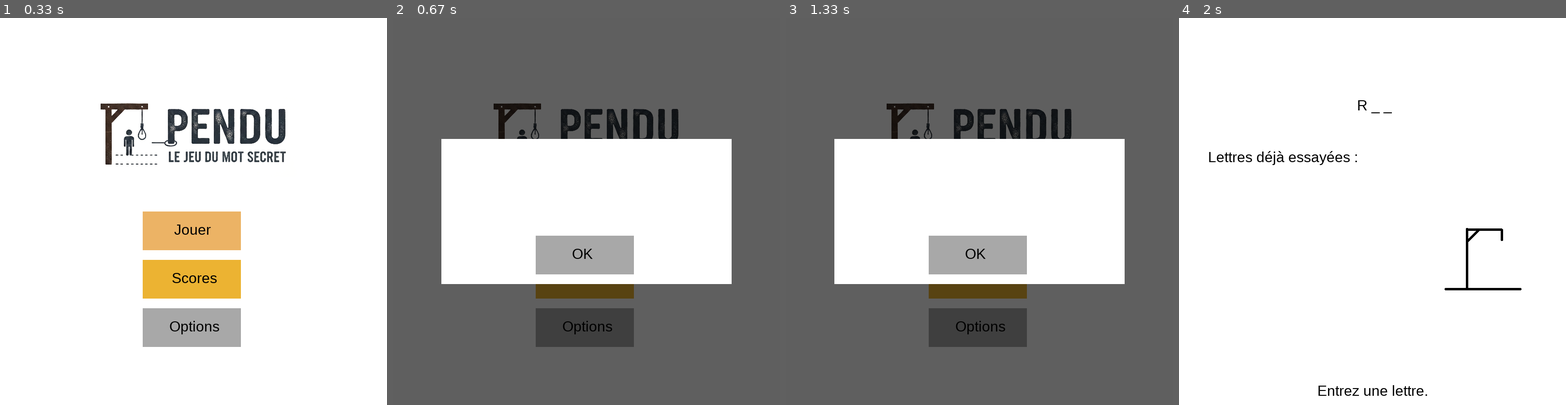
Above: before the commit, frames 1-4 (left to right).
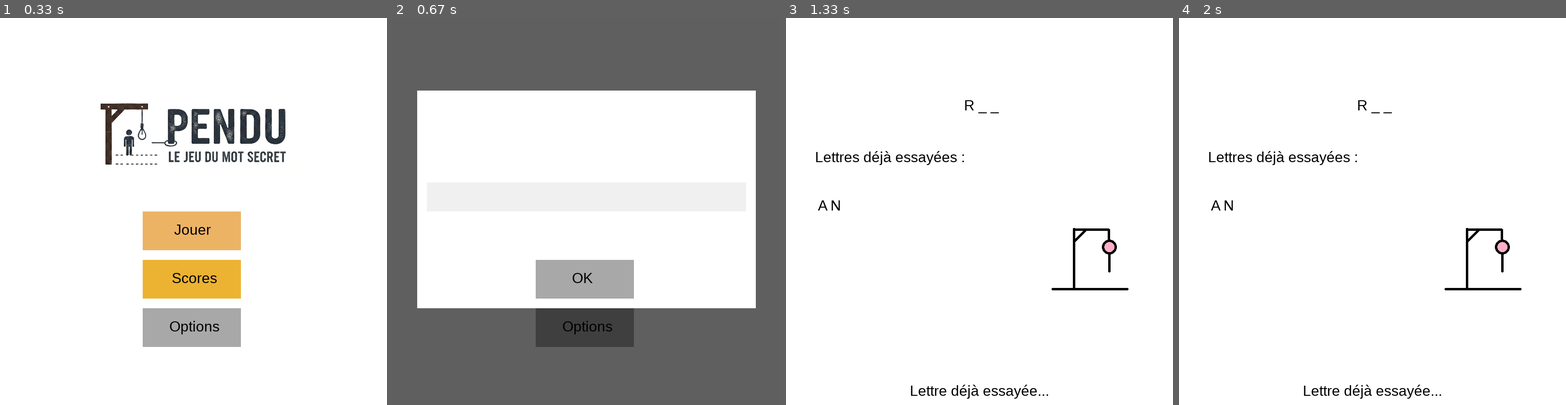
Above: after the commit, the same moments.

Repository: nicolas-riera/pendu
Game: pygame game, started from main.py
Two runs of this game, one before a commit and one after it. Both use one fixed random seed, a clock stepped at 60 frames per second and the inputs below.
Inputs (mouse positions are in pixels of both pictures, inside the frame that each line leads up to):
- Up to frame 1 (0.33 s): no input
- Up to frame 2 (0.67 s): click (586, 211) at 0.38 s
- Up to frame 3 (1.33 s): click (1018, 296) at 0.72 s; type "ann" at 1 s
- Up to frame 4 (2 s): tap Enter at 1.33 s

Frame 1 is identical in both runs. In frame 2, 23% of the frame differs, in the area x 6-94%, y 18-75%; in frame 3, 75%, in the area x 0-100%, y 0-100%; in frame 4, 0.6%.

Commit message:
feat: made the popup bigger and displays the user input

Diff:
--- a/src/menu.py
+++ b/src/menu.py
@@ -73,13 +73,11 @@
 
             usr_input = keyboard_input(events)
 
-            print(usr_word)
-
             if usr_input == "backspace":
                 usr_word = usr_word[:-1]
             elif usr_input == "enter":
                 notice_username_input_popup = False
-                change_username(usr_input)
+                change_username(usr_word)
                 game(screen, clock, my_fonts)
                 continue
             elif len(usr_word) < 26:
@@ -88,7 +86,7 @@
             notice_username_input_popup = username_input_popup(screen, clock, my_fonts, mouseclicked, usr_word)
 
             if not notice_username_input_popup:
-                change_username(usr_input)
+                change_username(usr_word)
                 game(screen, clock, my_fonts)
 
         elif play_button.collidepoint(pygame.mouse.get_pos()) or scores_button.collidepoint(pygame.mouse.get_pos()) or option_button.collidepoint(pygame.mouse.get_pos()):
--- a/src/popup.py
+++ b/src/popup.py
@@ -123,12 +123,16 @@
     screen_fade.set_alpha(160)
     screen.blit(screen_fade, (0, 0))
 
-    pygame.draw.rect(screen, (255, 255, 255), (100, 250, 600, 300))
+    pygame.draw.rect(screen, (255, 255, 255), (50, 150, 700, 450))
 
-    pygame.draw.rect(screen, (168, 168, 168), (295, 450, 203, 80))
-    ok_button = pygame.Rect((295, 450, 203, 80))
+    pygame.draw.rect(screen, (240, 240, 240), (70, 340, 660, 60))
+    usr_word_display = my_fonts[0].render(usr_word, True, (0, 0, 0))
+    screen.blit(usr_word_display, (75, 350))
+
+    pygame.draw.rect(screen, (168, 168, 168), (295, 500, 203, 80))
+    ok_button = pygame.Rect((295, 500, 203, 80))
     ok_button_text = my_fonts[0].render("OK", True, (0, 0, 0))
-    screen.blit(ok_button_text, (370, 470))
+    screen.blit(ok_button_text, (370, 520))
 
     pygame.display.flip()
     clock.tick(60)
